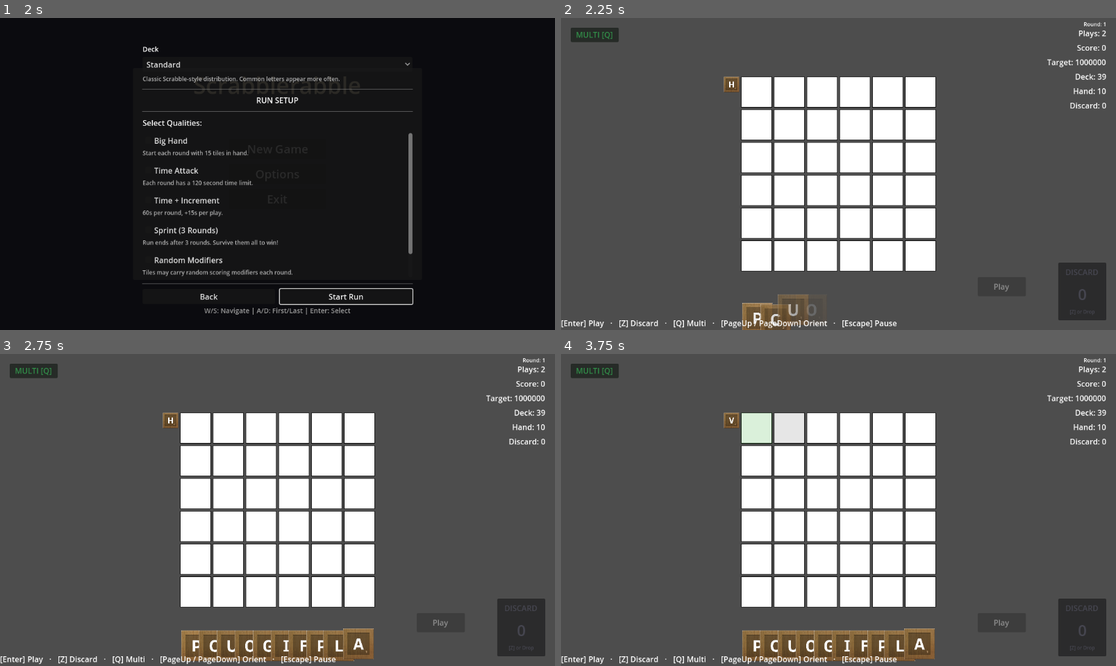
Above: before the commit, frames 1-4 (two rows, left to right).
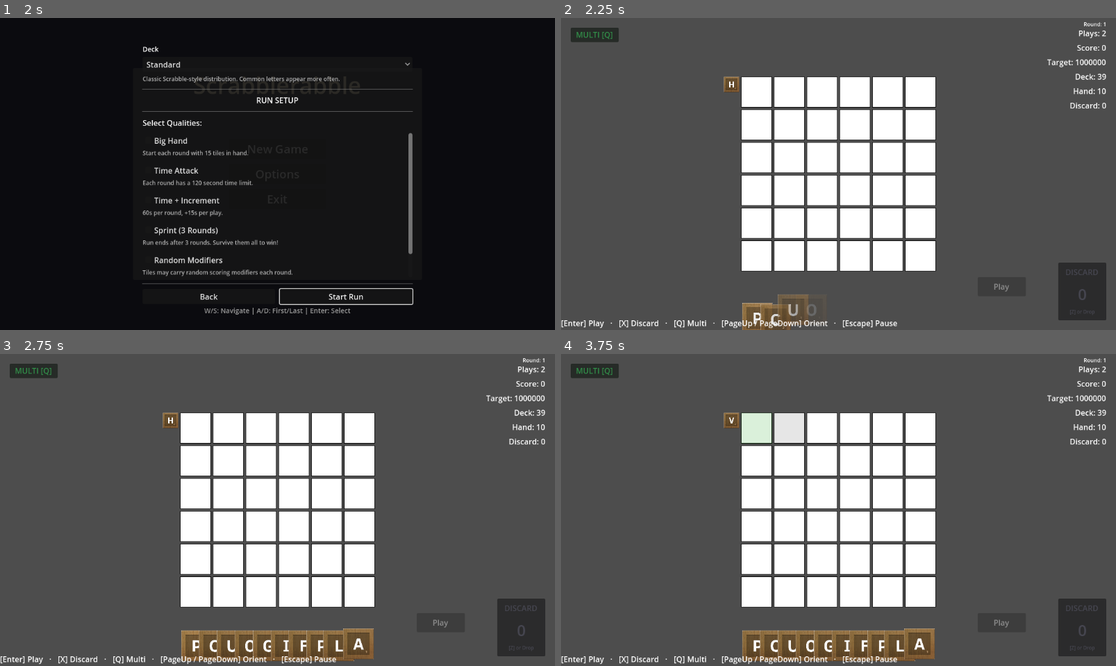
Above: after the commit, the same moments.

Repository: rcmilan/godot-scrabblerabble
Game: Godot game, scene res://scenes/title_screen/title_screen.tscn
Same seed, same stepped clock (60 frames per second), same inputs: the game is played once before the commit and once after it.
Inputs (mouse positions are in pixels of both pictures, inside the frame that each line leads up to):
- Up to frame 1 (2 s): click "New Game" at 0.5 s; click "New Game" at 1.25 s
- Up to frame 2 (2.25 s): click "Start Run" at 2 s
- Up to frame 3 (2.75 s): no input
- Up to frame 4 (3.75 s): click (733, 419) at 2.75 s; tap Enter (play_hand) at 3.5 s; drag from (755, 428) to (894, 441) at 3.52 s

Frame 1 is identical in both runs. In frame 2, 0.4% of the frame differs, in the area x 11-61%, y 96-100%; in frame 3, 0.4%; in frame 4, 0.4%.

Commit message:
Fix keyboard input: typing session guard, discard key X, debug logging
- Guard letter-based game actions (Q, X) with typing session check so they
  type letters on board instead of triggering game actions
- Change default discard_tiles binding from Z to X (keycode 88)
- Emit binding_changed in load_and_apply() so hint bar refreshes after overrides
- Add diagnostic logging to InputRouter, GameplayController, FocusCursor, DiscardHandler

Co-Authored-By: Claude Opus 4.6 <noreply@anthropic.com>

Diff:
--- a/project.godot
+++ b/project.godot
@@ -39,7 +39,7 @@
 }
 discard_tiles={
 "deadzone": 0.5,
-"events": [Object(InputEventKey,"resource_local_to_scene":fa …(119 unchanged characters)… ressed":false,"pressed":false,"keycode":90,"physical_keycode":0,"key_label":0,"unicode":0,"location":0,"echo":false,"script":null)
+"events": [Object(InputEventKey,"resource_local_to_scene":fa …(119 unchanged characters)… ressed":false,"pressed":false,"keycode":88,"physical_keycode":0,"key_label":0,"unicode":0,"location":0,"echo":false,"script":null)
 , Object(InputEventJoypadButton,"resource_local_to_scene":false,"resource_name":"","device":-1,"button_index":10,"pressure":0.0,"pressed":false,"script":null)
 ]
 }
--- a/scenes/ui/focus_cursor/focus_cursor.gd
+++ b/scenes/ui/focus_cursor/focus_cursor.gd
@@ -191,7 +191,11 @@
 
 func _input(event: InputEvent) -> void:
 	if not _is_active:
-		return
+		if event is InputEventKey and event.is_pressed() and not event.is_echo():
+			print("[Cursor] _input SKIPPED (inactive), key=%s" % event.as_text())
+		return
+	if event is InputEventKey and event.is_pressed() and not event.is_echo():
+		print("[Cursor] _input received key=%s, zone=%s, typing=%s" % [event.as_text(), "hand" if _state.position.is_hand() else "board", _typing_session != null])
 	# TAB to toggle orientation (works in hand or board zone)
 	if event is InputEventKey and event.is_pressed() and not event.is_echo():
 		if event.keycode == KEY_TAB:
--- a/scripts/controllers/discard_handler.gd
+++ b/scripts/controllers/discard_handler.gd
@@ -29,14 +29,16 @@
 ## Discards selected hand tiles directly.
 func request_discard() -> void:
 	var selected_tiles: Array[Tile] = _selection.get_selected_tiles()
+	print("[Discard] request_discard: %d selected, mode=%s" % [selected_tiles.size(), _selection.get_mode_name() if _selection.has_method("get_mode_name") else "?"])
 
 	var hand_tiles: Array[Tile] = []
 	for tile in selected_tiles:
+		print("[Discard]   tile '%s' location=%s" % [tile.letter if tile else "?", tile.location if tile else "?"])
 		if tile.location == Tile.TileLocation.IN_HAND:
 			hand_tiles.append(tile)
 
 	if hand_tiles.is_empty():
-		print("[Gameplay] No hand tiles selected to discard")
+		print("[Discard] No hand tiles selected to discard (selected=%d, hand_filtered=%d)" % [selected_tiles.size(), hand_tiles.size()])
 		return
 
 	execute_discard_animated(hand_tiles)
--- a/scripts/controllers/gameplay_controller.gd
+++ b/scripts/controllers/gameplay_controller.gd
@@ -93,7 +93,11 @@
 ## key events during GUI processing before _unhandled_input sees them.
 func _input(event: InputEvent) -> void:
 	if not _is_active:
-		return
+		if event is InputEventKey and event.is_pressed() and not event.is_echo():
+			print("[Gameplay] _input SKIPPED (inactive), key=%s" % event.as_text())
+		return
+	if event is InputEventKey and event.is_pressed() and not event.is_echo():
+		print("[Gameplay] _input received key=%s, handled=%s" % [event.as_text(), get_viewport().is_input_handled()])
 	if event.is_action_pressed(KeyAction.PLAY_HAND):
 		print("[Gameplay] Play requested (Enter)")
 		_on_play_requested()
@@ -104,8 +108,14 @@
 		pause_requested.emit()
 		get_viewport().set_input_as_handled()
 		return
-	if _input_router.route(event):
-		get_viewport().set_input_as_handled()
+	# Letter-based game actions (Q, Z) — only route when NOT in a typing session,
+	# otherwise the letter should be consumed by FocusCursor as a typed tile.
+	var has_typing := _cursor != null and _cursor.get_typing_session() != null
+	if not has_typing:
+		if _input_router.route(event):
+			get_viewport().set_input_as_handled()
+	elif event is InputEventKey and event.is_pressed():
+		print("[Gameplay] Skipped routing (typing session active), key=%s" % event.as_text())
 
 
 func setup(p_board: Board, p_hand: Hand, p_discard_pile: Control, p_discard_dialog: CanvasLayer, p_hud: CanvasLayer, p_selection: SelectionManager, p_cursor: FocusCursor = null) -> void:
@@ -156,6 +166,14 @@
 	_input_router = InputRouter.new()
 	_input_router.register(KeyAction.TOGGLE_MULTI, _selection.toggle_mode)
 	_input_router.register(KeyAction.DISCARD_TILES, _discard.request_discard)
+
+	# Debug: dump InputMap events for routed actions
+	for action_name in [KeyAction.TOGGLE_MULTI, KeyAction.DISCARD_TILES]:
+		var events := InputMap.action_get_events(action_name)
+		var texts: Array[String] = []
+		for ev in events:
+			texts.append(ev.as_text())
+		print("[Gameplay] InputMap '%s': %s" % [action_name, ", ".join(texts)])
 
 	# Initialize grid cache
 	if board and _play_state_manager:
--- a/scripts/controllers/input_router.gd
+++ b/scripts/controllers/input_router.gd
@@ -17,4 +17,10 @@
 			print("[InputRouter] Routed: %s (event: %s)" % [action, event.as_text()])
 			_action_map[action].call()
 			return true
+	if event is InputEventKey and event.is_pressed() and not event.is_echo():
+		var checks := []
+		for action in _action_map:
+			checks.append("%s=%s" % [action, event.is_action(action)])
+		print("[InputRouter] No match for key=%s (keycode=%d, phys=%d) checks: %s" % [
+			event.as_text(), event.keycode, event.physical_keycode, ", ".join(checks)])
 	return false
--- a/scripts/managers/keybinding_config.gd
+++ b/scripts/managers/keybinding_config.gd
@@ -58,6 +58,7 @@
 			if event is InputEvent:
 				InputMap.action_erase_events(action)
 				InputMap.action_add_event(action, event)
+				binding_changed.emit(action)
 
 
 ## Precondition : action is in KEYBINDABLE_ACTIONS.
